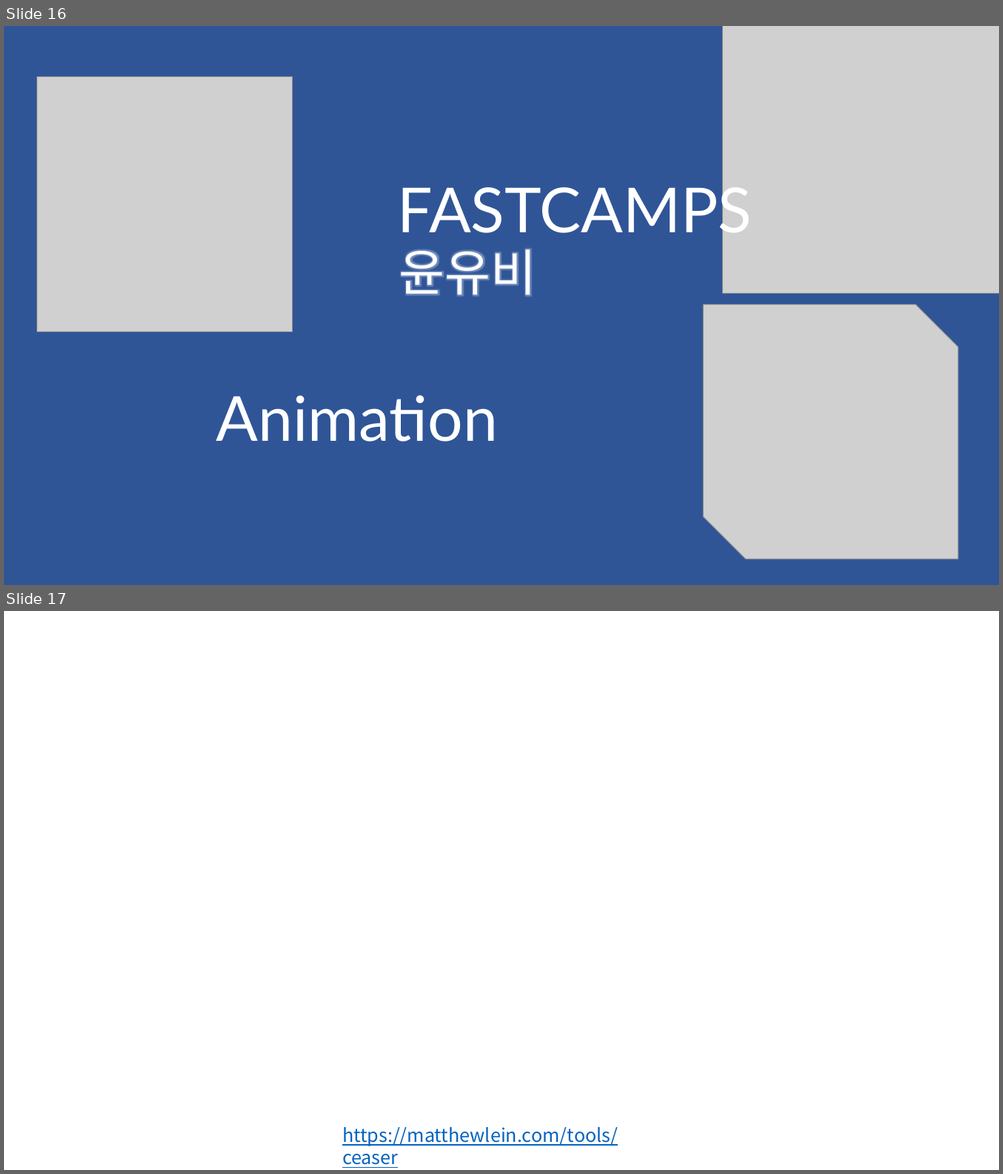
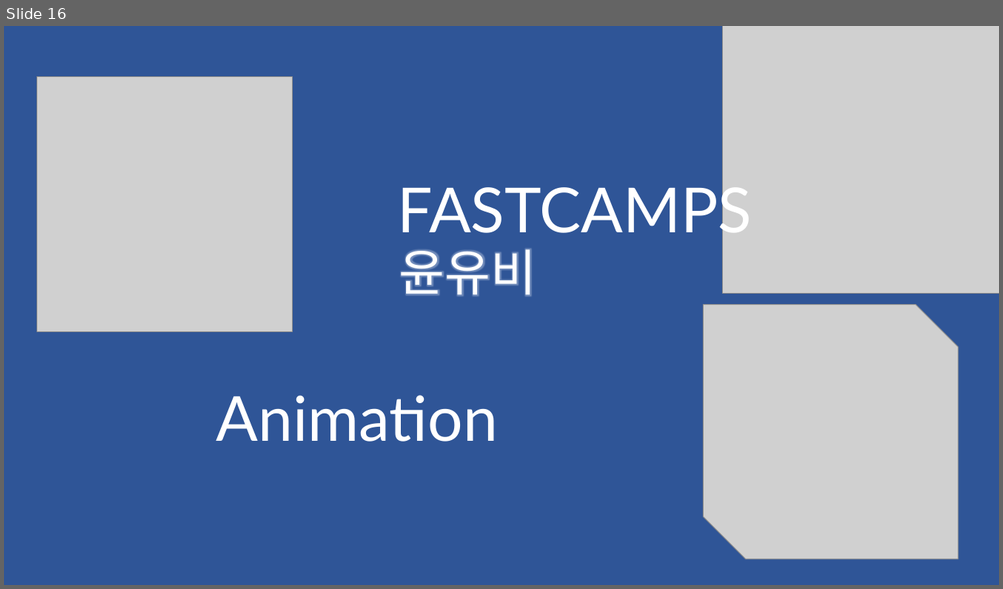
Before and after one commit to jjub0217/ediya3, a slide deck: 발표/팀 발표자료.pptx. Shown one above the other, each under a label of ours: slides 16 and 17 before the commit, slide 16 after it. The pictures are 1003x1174 and 1003x589 pixels, drawn with LibreOffice and Linux fonts; fonts in the diff are those of the drawing; grey boxes stand for pictures; background and template pictures are left out. Boxes give left, top, right and bottom in pixels: in the first picture for what was removed or moved away, otherwise in the second. Text is boxed around its words. In the diff, an @@ line names an element or a change of style, - is before the commit and + after.

```diff
--- a/발표/팀 발표자료.pptx
+++ b/발표/팀 발표자료.pptx
@@ slide 17 removed at (x1=4, y1=611, x2=999, y2=1170), background picture (left out) @@
@@ text removed at (x1=342, y1=1128, x2=617, y2=1168) @@
-https://matthewlein.com/tools/ceaser
```
Also in this commit, not shown: 2 slides added, 1 other slide removed.
